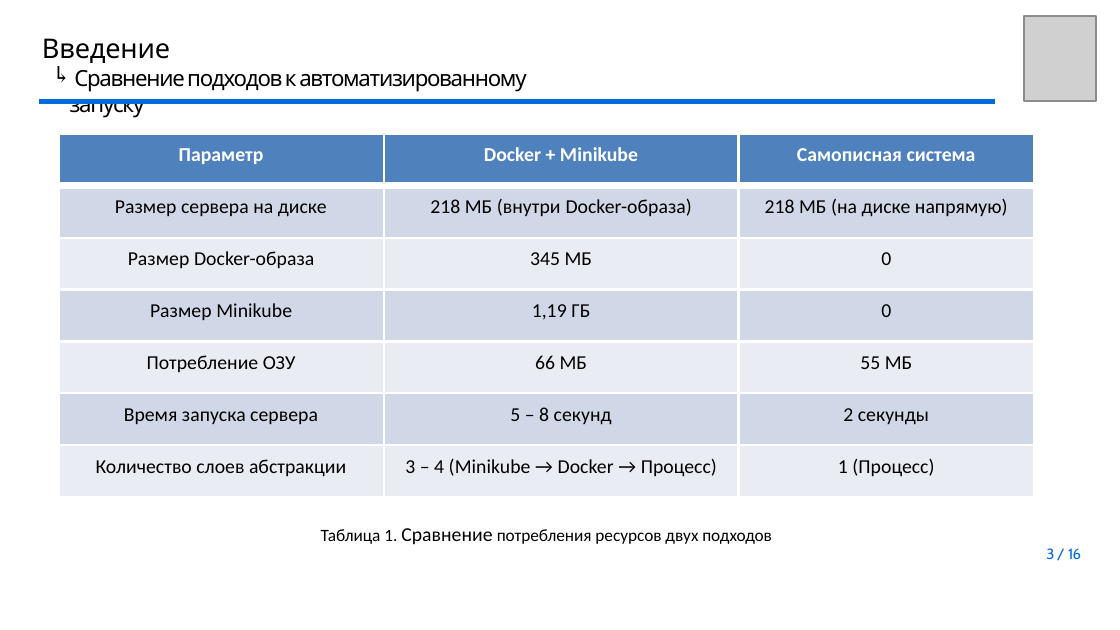
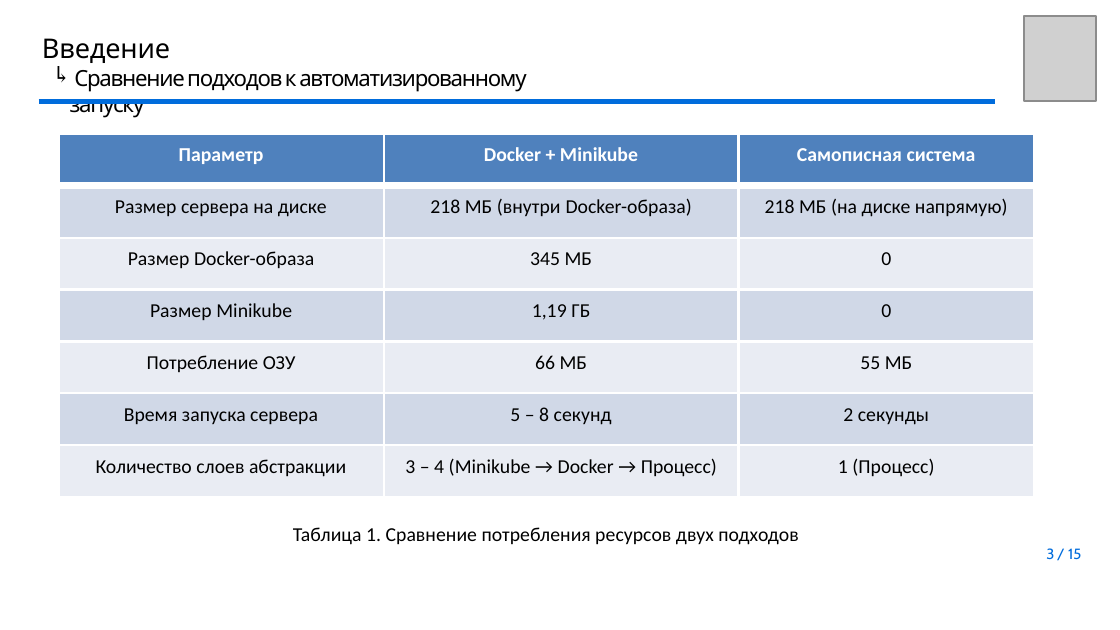
Before and after one commit to youngB0rrov/bmstu_doc, a slide deck: slide 3 of Master/Diploma/presentation/Презентация.pptx. Drawn at 1120x630 pixels with LibreOffice and Linux fonts; fonts in the diff are those of the drawing; grey boxes stand for pictures; background and template pictures are left out. Boxes give left, top, right and bottom in pixels: in the first picture for what was removed or moved away, otherwise in the second. Text is boxed around its words. In the diff, an @@ line names an element or a change of style, - is before the commit and + after.

```diff
--- a/Master/Diploma/presentation/Презентация.pptx
+++ b/Master/Diploma/presentation/Презентация.pptx
@@ text "Таблица 1. Сравнение потребления ресурсов ...": place and size @@
-text "Таблица 1. Сравнение потребления ресурсов ..." at (321, 528, 772, 544)
+text "Таблица 1. Сравнение потребления ресурсов ..." at (293, 527, 798, 545)
@@ text "Таблица 1. Сравнение потребления ресурсов ..." at (293, 527, 798, 545): size 7 to 8 pt in "Таблица 1. потребления ресурсов двух подходов" @@
@@ page number at (1046, 548, 1081, 560): text changed @@
-3 / 16
+3 / 15
```
Also in this commit, not shown: 7 other slides changed, 1 slide added, 3 other files.
